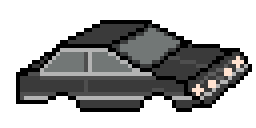
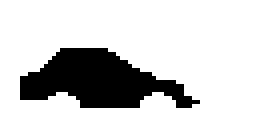
Revision of a layered 256px x 128px image; what changed, layer by layer:
showed group "sideLayer" (2 layers), moved it above "wheelLayer" over [16, 20, 252, 112]
painted on "sideMask" over [16, 20, 252, 112]
hid "body" over [16, 20, 252, 112]
